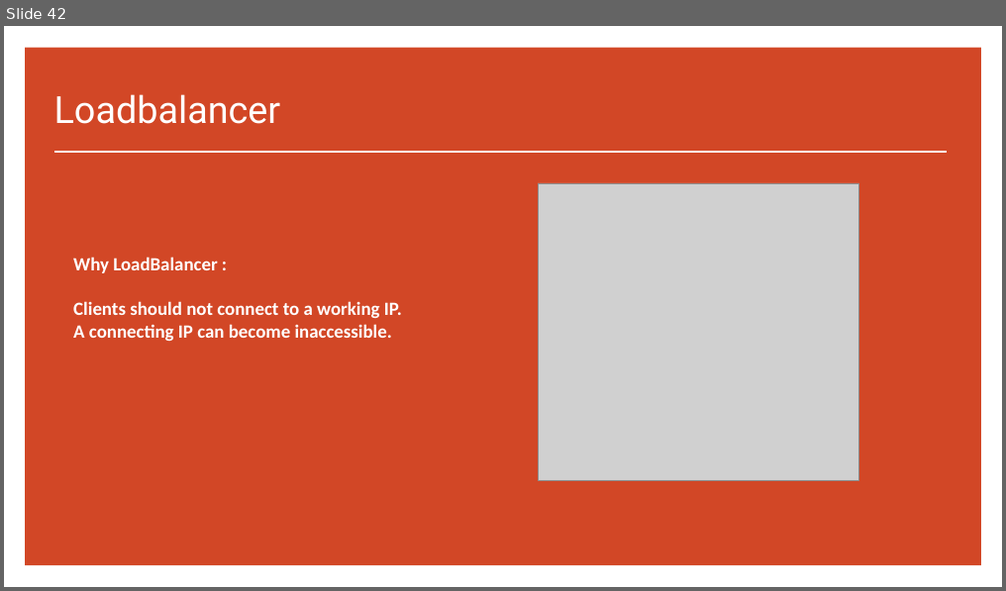
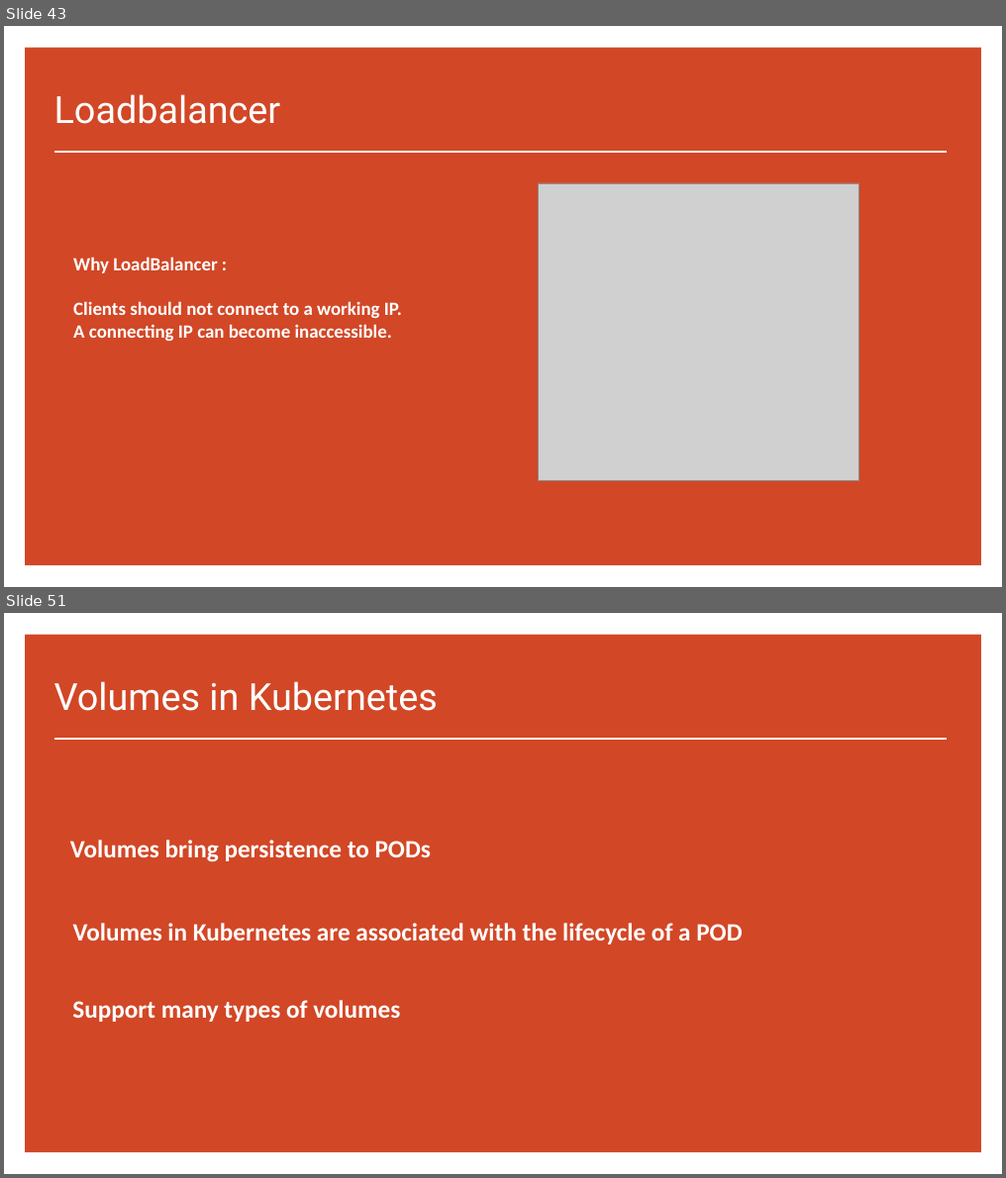
Before and after one commit to saratho02/Sarath-Oruganti, a slide deck: day_02_kubernetes/Kubernetes.pptx. Shown one above the other, each under a label of ours: slide 42 before the commit, slides 43 and 51 after it; the slides between them are not shown. The pictures are 1006x591 and 1006x1178 pixels, drawn with LibreOffice and Linux fonts; fonts in the diff are those of the drawing; grey boxes stand for pictures. Boxes give left, top, right and bottom in pixels: in the first picture for what was removed or moved away, otherwise in the second. Text is boxed around its words. In the diff, an @@ line names an element or a change of style, - is before the commit and + after.

```diff
--- a/day_02_kubernetes/Kubernetes.pptx
+++ b/day_02_kubernetes/Kubernetes.pptx
@@ slide 51 added at (4, 613, 1002, 1174), background #FFFFFF; not listed: 1 template element that a slide beside it also shows @@
@@ title added at (54, 681, 438, 711), 36 pt, text #FFFFFF @@
+Volumes in Kubernetes
@@ line added from (54, 739) to (946, 739), #FFFFFF 1.5 pt @@
@@ text added at (70, 840, 431, 862), 24 pt, text #FFFFFF, bold @@
+Volumes bring persistence to PODs
@@ text added at (73, 923, 742, 945), 24 pt, text #FFFFFF, bold @@
+Volumes in Kubernetes are associated with the lifecycle of a POD
@@ text added at (72, 1000, 400, 1022), 24 pt, text #FFFFFF, bold @@
+Support many types of volumes
@@ what was slide 42 is now slide 43 @@
```
Also in this commit, not shown: 20 other slides added, 1 other file.
